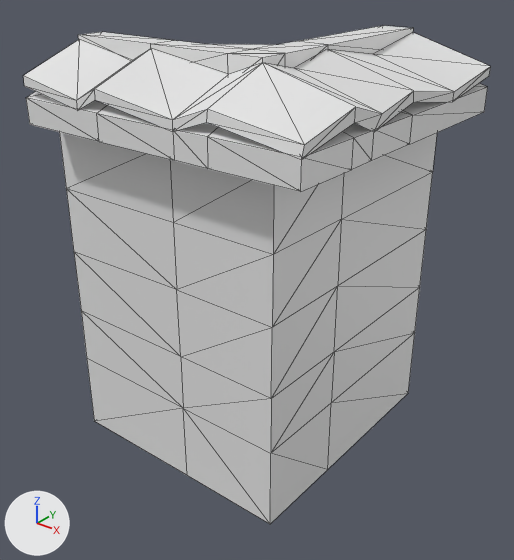
What one commit did to the FBX model res/models/scene_models/WallCorner.fbx.
Camera for both pictures: a camera (50 mm lens) standing at (0.881, -1.126, 0.627) and looking at (0.004, -0.029, -0.053). The lights are fixed; the arrows at lower left show +X, +Y and +Z. The first picture is the older version. Mesh edges are drawn as thin lines. Where no turn or scale is listed for an object, it has been applied to the vertices.

Objects in the first picture: 'WallCorner'.
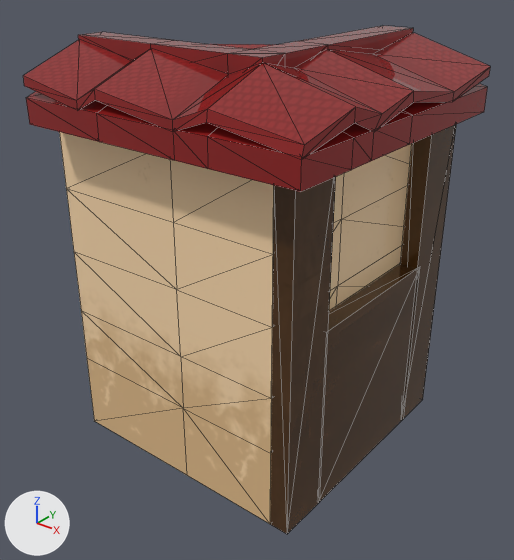
Where the newer file only moved an object's origin or applied its transform, the numbers keep the older frame.

Changed parts and their boxes [x1, y1, x2, y2] in the pictures (514 x 560 px):
'WallCorner', recoloured (darker)
    both: [23, 26, 491, 524]
'WallDecPillar011', added (brown)
    after: [270, 177, 336, 534]
'WallDecPillar013', added (brown)
    after: [319, 263, 420, 501]
'WallDecPillar010', added (brown)
    after: [401, 124, 456, 420]

What the commit changed:
Picture 'WallCorner_DefaultMaterial_BaseColor.png' (img_wallcorner_defaultmaterial_basecolor_png) is new.
Picture 'LongWallDec_DefaultMaterial_BaseColor.png' (img_longwalldec_defaultmaterial_basecolor_png) is new.
Material 'Material #11' (mat_material__11) is new.
Its texture is img_wallcorner_defaultmaterial_basecolor_png.
Its roughness is 0.0.
Material 'Material #9' (mat_material__9) is new.
Its texture is img_longwalldec_defaultmaterial_basecolor_png.
Its roughness is 0.0.
me_mesh has 156 vertices, 252 faces and spans x -0.323..0.323, y -0.327..0.327, z -0.449..0.449.
me_mesh gains material mat_material__11 (picture img_wallcorner_defaultmaterial_basecolor_png).
Mesh me_mesh_003 is new.
It has 8 vertices, 10 faces and spans x 0.222..0.265, y -0.26..-0.145, z -0.45..0.296.
It uses material mat_material__9 (picture img_longwalldec_defaultmaterial_basecolor_png).
Mesh me_mesh_002 is new.
It has 8 vertices, 10 faces and spans x 0.222..0.265, y 0.212..0.327, z -0.45..0.296.
It uses material mat_material__9 (picture img_longwalldec_defaultmaterial_basecolor_png).
Mesh me_mesh_005 is new.
It has 8 vertices, 10 faces and spans x 0.222..0.265, y -0.149..0.224, z -0.45..-0.036.
It uses material mat_material__9 (picture img_longwalldec_defaultmaterial_basecolor_png).
Object 'WallDecPillar011' (ob_walldecpillar011) is new; it shows me_mesh_003.
Its location is (0.0, 0.0, 0.0).
Object 'WallDecPillar010' (ob_walldecpillar010) is new; it shows me_mesh_002.
Its location is (0.0, 0.0, 0.0).
Object 'WallDecPillar013' (ob_walldecpillar013) is new; it shows me_mesh_005.
Its location is (0.0, 0.0, 0.0).
